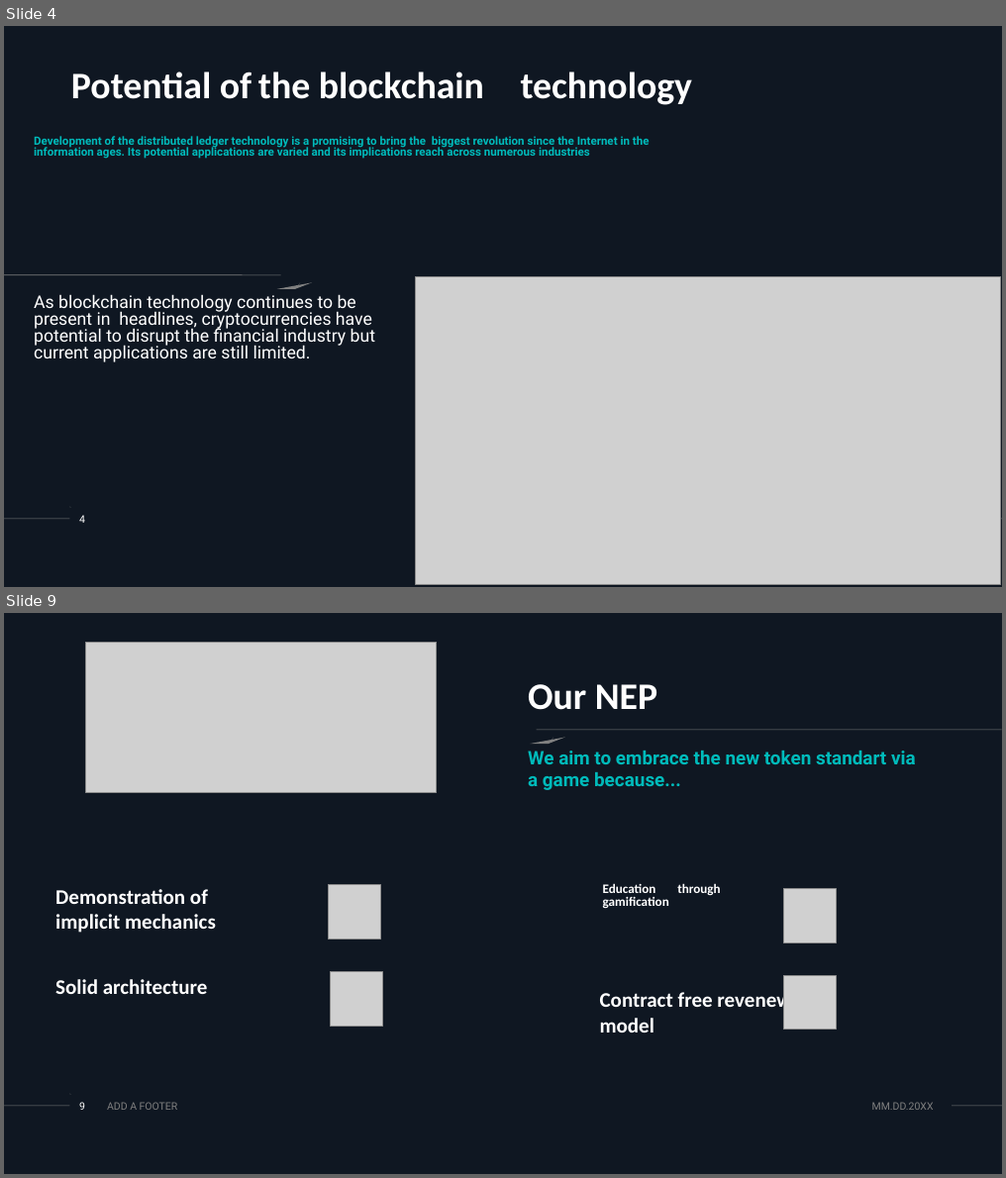
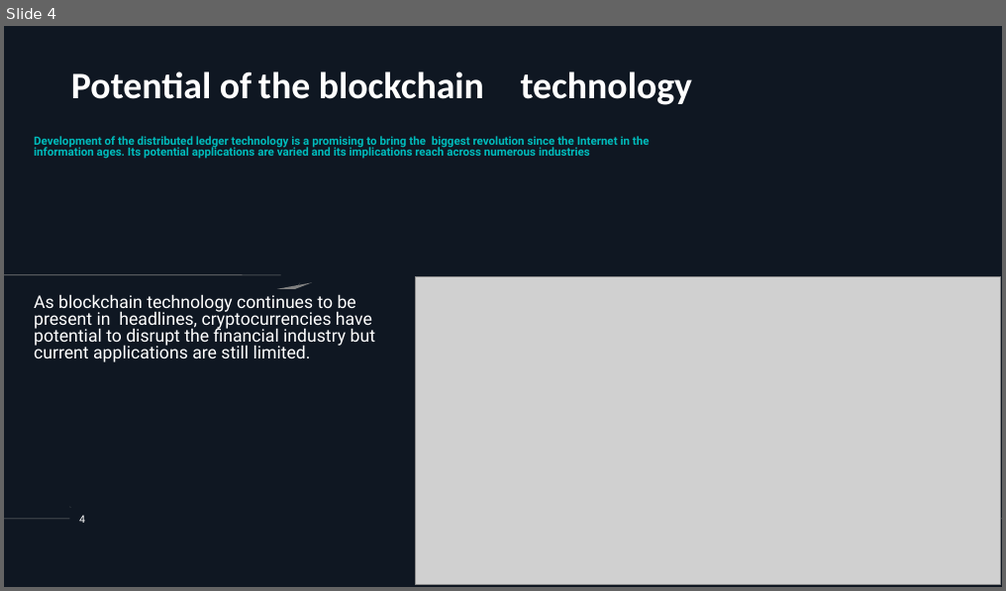
Before and after one commit to asotirov/dorahacks-berlin-hackaton-xnft, a slide deck: presentation.ppt. Shown one above the other, each under a label of ours: slides 4 and 9 before the commit, slide 4 after it; the slides between them are not shown. The pictures are 1006x1178 and 1006x591 pixels, drawn with LibreOffice and Linux fonts; fonts in the diff are those of the drawing; grey boxes stand for pictures. Boxes give left, top, right and bottom in pixels: in the first picture for what was removed or moved away, otherwise in the second. Text is boxed around its words. In the diff, an @@ line names an element or a change of style, - is before the commit and + after.

```diff
--- a/presentation.ppt
+++ b/presentation.ppt
@@ slide 9 removed at (4,613,1002,1174), background #000000; not listed: 4 template elements that a slide beside it also shows @@
@@ picture removed at (85,642,437,792) @@
@@ text removed at (528,684,657,710) @@
-Our NEP
@@ freeform shape removed at (530,725,539,734) @@
@@ line removed from (1001, 730) to (536, 730) @@
@@ text removed at (528,751,916,790) @@
-We aim to embrace the new token standart via a game because...
@@ text removed at (55,889,216,933) @@
-Demonstration of implicit mechanics
@@ picture removed at (328,885,380,939) @@
@@ text removed at (603,883,720,909) @@
-Education through gamification
@@ picture removed at (783,889,836,943) @@
@@ text removed at (55,979,208,994) @@
-Solid architecture
@@ picture removed at (330,972,382,1026) @@
@@ text removed at (600,990,792,1033) @@
-Contract free revenew model
@@ picture removed at (783,975,836,1029) @@
@@ page number removed at (79,1102,85,1110) @@
-9
@@ text removed at (107,1102,178,1110) @@
-ADD A FOOTER
@@ text removed at (872,1102,934,1110) @@
-MM.DD.20XX
@@ freeform shape removed at (943,1101,951,1110) @@
```
Also in this commit, not shown: 11 slides changed, 8 slides added, 6 other slides removed.
